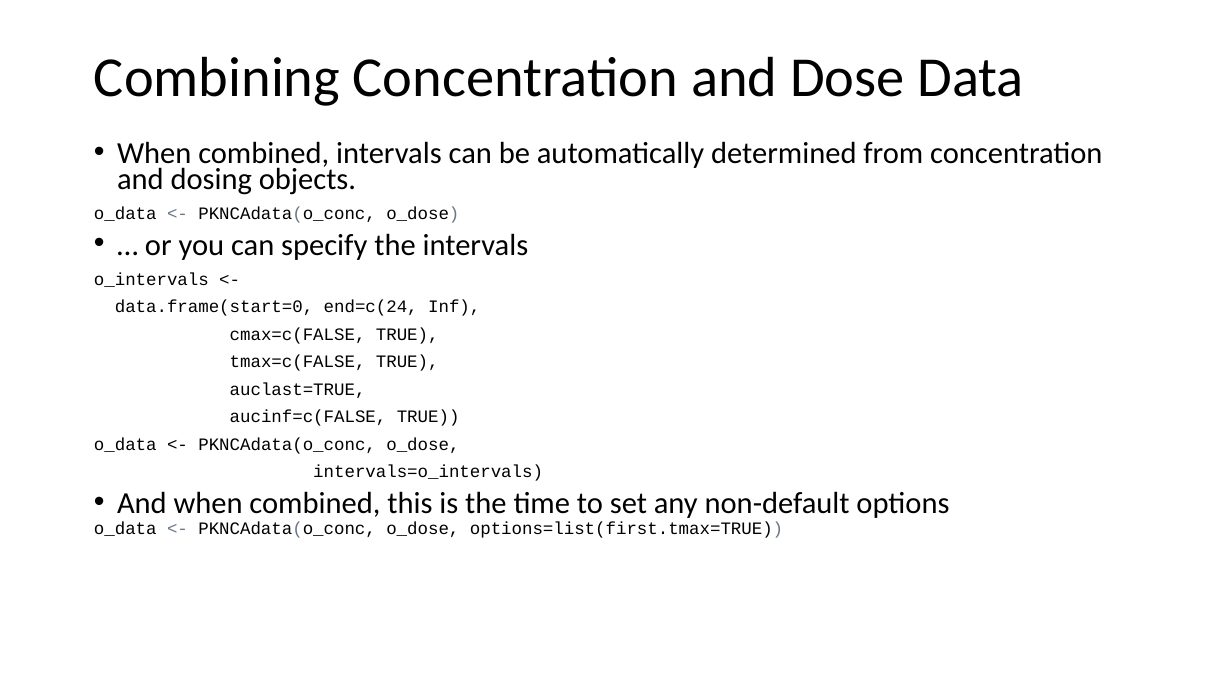
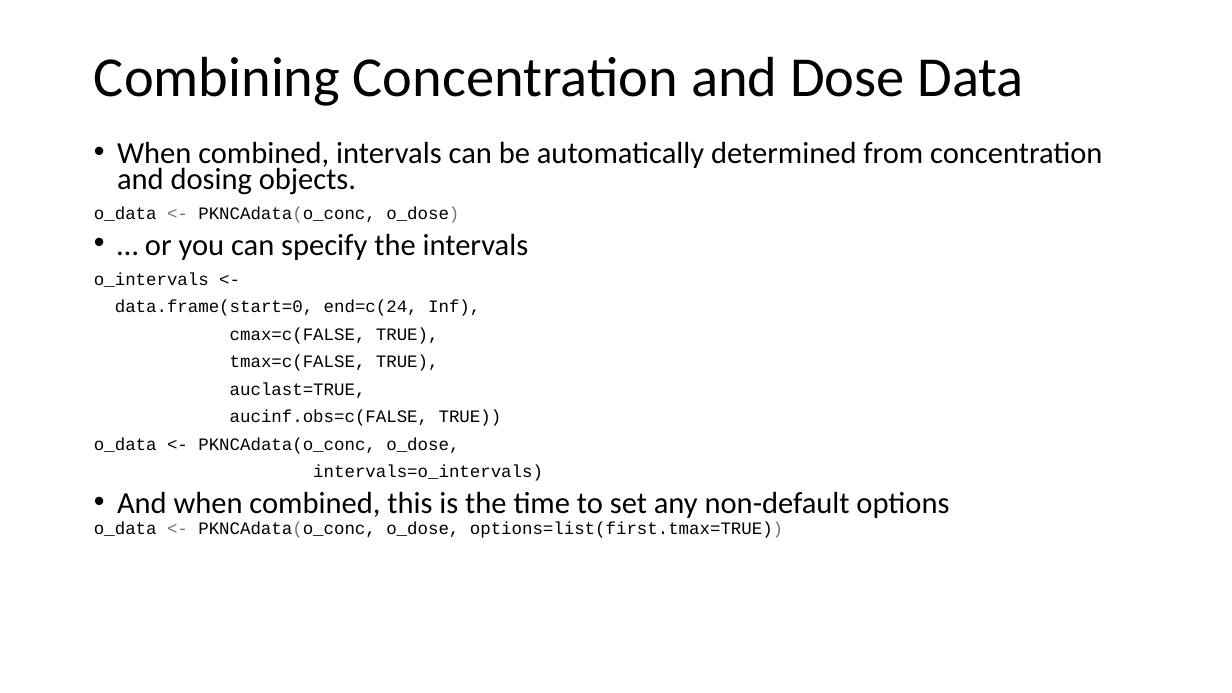
Before and after one commit to billdenney/pknca, a slide deck: slide 13 of courses/2023 ACCP PKNCA introduction.pptx. Drawn at 1232x693 pixels with LibreOffice and Linux fonts; fonts in the diff are those of the drawing; background and template pictures are left out. Boxes give left, top, right and bottom in pixels: in the first picture for what was removed or moved away, otherwise in the second. Text is boxed around its words. In the diff, an @@ line names an element or a change of style, - is before the commit and + after.

Commit message:
Update formatting and correct typos

```diff
--- a/courses/2023 ACCP PKNCA introduction.pptx
+++ b/courses/2023 ACCP PKNCA introduction.pptx
@@ text at box(230, 410, 502, 426): text changed @@
-aucinf=c(FALSE, TRUE))
+aucinf.obs=c(FALSE, TRUE))
```
Also in this commit, not shown: 1 other slide changed.
